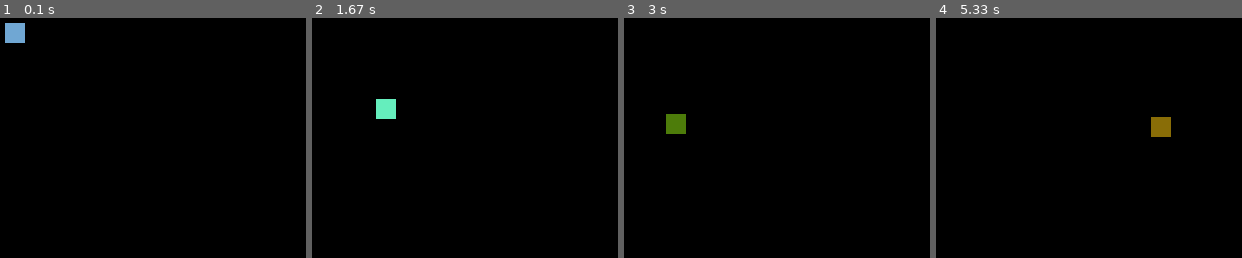
Above: before the commit, frames 1-4 (left to right).
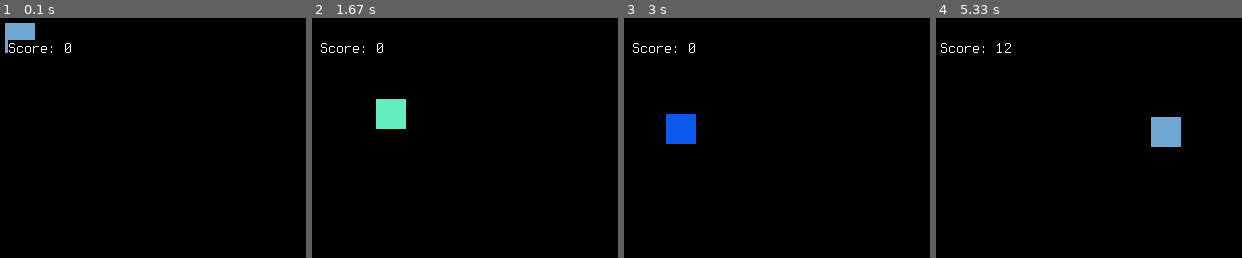
Above: after the commit, the same moments.

Repository: mikedesu/pygame-demos
Game: pygame game, started from demo2.py
The game is run twice, just before and just after one commit, with the same random seed, the same clock (stepped at 60 frames per second) and the same inputs.
Inputs (mouse positions are in pixels of both pictures, inside the frame that each line leads up to):
- Up to frame 1 (0.1 s): no input
- Up to frame 2 (1.67 s): press the mouse at (394, 140) at 0.37 s; move the mouse to (449, 164) at 0.47 s; release the mouse at (501, 190) at 0.6 s; press the mouse at (394, 140) at 0.7 s; move the mouse to (446, 169) at 0.8 s; release the mouse at (501, 198) at 0.93 s; press the mouse at (394, 140) at 1.03 s; move the mouse to (452, 135) at 1.13 s; release the mouse at (510, 130) at 1.27 s; press the mouse at (394, 140) at 1.37 s; move the mouse to (385, 118) at 1.47 s; release the mouse at (376, 99) at 1.6 s
- Up to frame 3 (3 s): press the mouse at (706, 140) at 1.7 s; move the mouse to (780, 118) at 1.8 s; release the mouse at (850, 94) at 1.93 s; press the mouse at (706, 140) at 2.03 s; move the mouse to (706, 138) at 2.13 s; release the mouse at (706, 138) at 2.27 s; press the mouse at (706, 140) at 2.37 s; move the mouse to (706, 183) at 2.47 s; release the mouse at (706, 229) at 2.6 s; press the mouse at (706, 140) at 2.7 s; move the mouse to (685, 126) at 2.8 s; release the mouse at (666, 114) at 2.93 s
- Up to frame 4 (5.33 s): press the mouse at (1018, 140) at 3.03 s; move the mouse to (1015, 150) at 3.13 s; release the mouse at (1012, 162) at 3.27 s; press the mouse at (1018, 140) at 3.37 s; move the mouse to (1046, 174) at 3.47 s; release the mouse at (1076, 210) at 3.6 s; click (1180, 157) at 3.72 s; press the mouse at (1180, 157) at 4.03 s; move the mouse to (1165, 150) at 4.13 s; release the mouse at (1153, 142) at 4.27 s; press the mouse at (1180, 157) at 4.37 s; move the mouse to (1095, 109) at 4.47 s; release the mouse at (1006, 61) at 4.6 s; press the mouse at (1180, 157) at 4.7 s; move the mouse to (1183, 140) at 4.8 s; release the mouse at (1186, 121) at 4.93 s; press the mouse at (1180, 157) at 5.03 s; move the mouse to (1165, 138) at 5.13 s; release the mouse at (1150, 116) at 5.27 s

The runs differ from the first frame. In frame 1, 0.5% of the frame differs, in the area x 1-24%, y 2-15%; in frame 2, 0.8%; in frame 3, 1.4%; in frame 4, 1.4%, in the area x 1-81%, y 10-54%.

Commit message:
day 2: demo2.py: implemented most of a game-thing, flying colored block matching, score tracking, mouse buttons, a lot

Diff:
--- a/demo2.py
+++ b/demo2.py
@@ -1,16 +1,63 @@
 import pygame
 from color import Color
+import time
+import threading
+from random import randint
 
-display = None
-window_width = 320
-window_height = 240
-
-mouse_pos = None
+scale = 1
+window_width = 320 * scale
+window_height = 240 * scale
 
 current_color = None
 current_color_index = 0
 current_color_rotation = None
-total_colors = 10
+total_colors = 5
+
+enemies = []
+enemy_sizes = [ 8*scale, 12*scale, 20*scale ]
+enemy_spawn_rate = 4
+
+display = None
+mouse_pos = None
+score = 0
+font = None
+
+LEFT = 1
+RIGHT = 3
+
+def check_collision(enemy):
+    global mouse_pos
+    try:
+        width = 30*scale
+        height = 30*scale
+        x = mouse_pos[0]
+        y = mouse_pos[1]
+        x0 = x + width
+        y0 = y + height
+        return enemy[0] in range(x, x0) and (enemy[1] in range(y, y0) or enemy[1] in range(y0, y))
+    except:
+        pass
+    return False
+
+def check_collision_color(enemy):
+    global current_color
+    return current_color == enemy[3]
+
+def check_collisions():
+    global enemies
+    global score
+    i = 0
+    while i < len(enemies):
+        enemy = enemies[i]
+        if check_collision(enemy):
+            enemies.pop(i)
+            i -= 1
+            if check_collision_color(enemy):
+                score += enemy[2]
+            else:
+                score -= enemy[2]
+            print(f"Score: {score}")
+        i += 1
 
 def draw_square(x, y, w, h, color):
     global display
@@ -23,16 +70,66 @@
     try:
         x = mouse_pos[0]
         y = mouse_pos[1]
-        width = 20
-        height = 20
+        width = 30*scale
+        height = 30*scale
         draw_square(x, y, width, height, current_color)
     except:
         pass
+
+def start_generating_enemies():
+    threading.Timer(3, generate_enemy).start()
+
+def random_enemy_size():
+    global enemy_sizes
+    return enemy_sizes[ randint(0, len(enemy_sizes)-1) ]
+
+def generate_enemy():
+    # an enemy is a 4-tuple (x, y, size, color)
+    global window_height, window_width, enemies, enemy_sizes, enemy_spawn_rate
+    e_size = random_enemy_size()
+    x = window_width - e_size
+    y = randint(0, window_height - e_size)
+    c = current_color_rotation[ randint(0, len(current_color_rotation)-1) ]
+    enemy = (x, y, e_size, c)
+    enemies.append(enemy)
+    threading.Timer(enemy_spawn_rate, generate_enemy).start()
+
+def update_enemies():
+    i = 0
+    while i < len(enemies):
+        new_enemy = (enemies[i][0]-1, enemies[i][1], enemies[i][2], enemies[i][3])
+        enemies[i] = new_enemy
+        i += 1
+
+def draw_enemies():
+    global enemies, enemy_size
+    for enemy in enemies:
+        x = enemy[0]
+        y = enemy[1]
+        e_size = enemy[2]
+        c = enemy[3]
+        draw_square(x, y, e_size, e_size, c)
+
+def setup_font():
+    global font
+    font = pygame.font.Font("Terminus.ttf", 16)
+
+def draw_debug_panel():
+    global display
+    global font
+    global debug_panel_text
+    global window_width, window_height
+    debug_panel_text = font.render( f"Score: {score}", True, Color.white, Color.black)
+    text_rect = debug_panel_text.get_rect()
+    text_rect.center = ( window_width//8, window_height//8 )
+    display.blit(debug_panel_text, text_rect)
 
 def draw_screen():
     global display
     display.fill(Color.black)
     draw_cursor()
+    draw_enemies()
+    draw_debug_panel()
     pygame.display.update()
 
 def handle_events():
@@ -40,6 +137,7 @@
     global current_color_rotation
     global current_color_index
     global current_color
+    global LEFT, RIGHT
     exit = False
     while not exit:
         for event in pygame.event.get():
@@ -52,10 +150,17 @@
                     exit = True
             elif event.type == pygame.MOUSEBUTTONUP:
                 print(f"Clicked! Mouse pos: {mouse_pos}")
-                current_color_index += 1
-                if current_color_index >= len(current_color_rotation):
-                    current_color_index = 0
+                if event.button == LEFT:
+                    current_color_index += 1
+                    if current_color_index >= len(current_color_rotation):
+                        current_color_index = 0
+                elif event.button == RIGHT:
+                    current_color_index -= 1
+                    if current_color_index <= 0:
+                        current_color_index = len(current_color_rotation)-1
                 current_color = current_color_rotation[ current_color_index ]
+        update_enemies()
+        check_collisions()
         draw_screen()
 
 def init_colors():
@@ -75,11 +180,11 @@
     global window_height
     init_colors()
     pygame.init()
-    window_width = 320
-    window_height = 240
-    title = "game_title"
+    setup_font()
+    title = "what do i call this?"
     display = pygame.display.set_mode((window_width, window_height))
     pygame.display.set_caption(title)
+    start_generating_enemies()
     handle_events()
 
 if __name__ == '__main__':
Binary file added: Terminus.ttf
